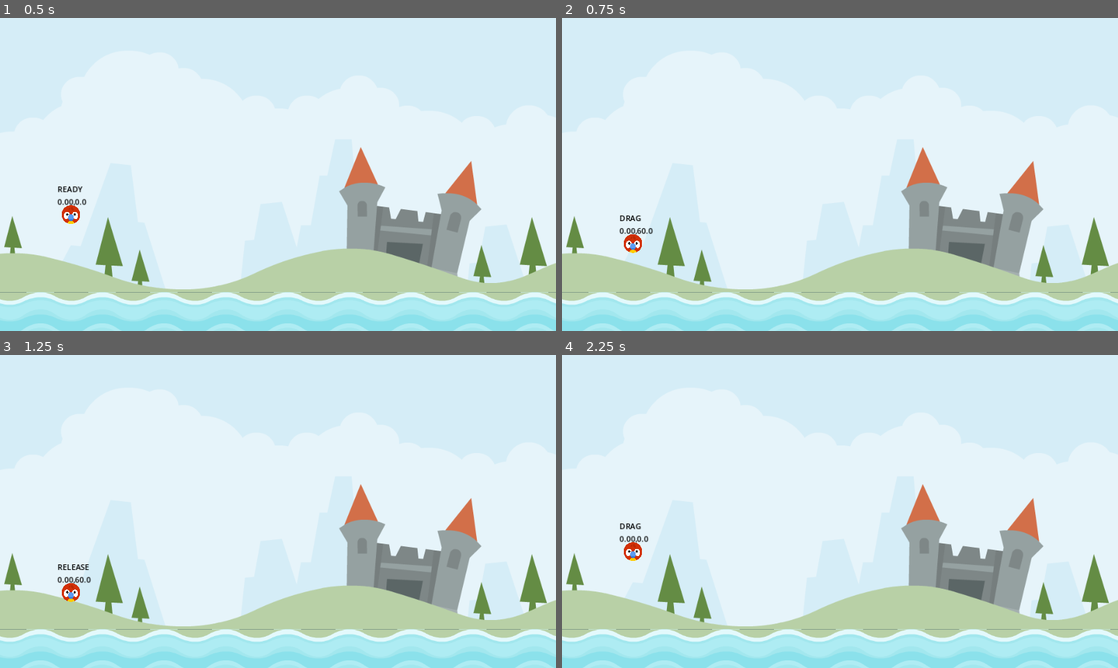
Above: before the commit, frames 1-4 (two rows, left to right).
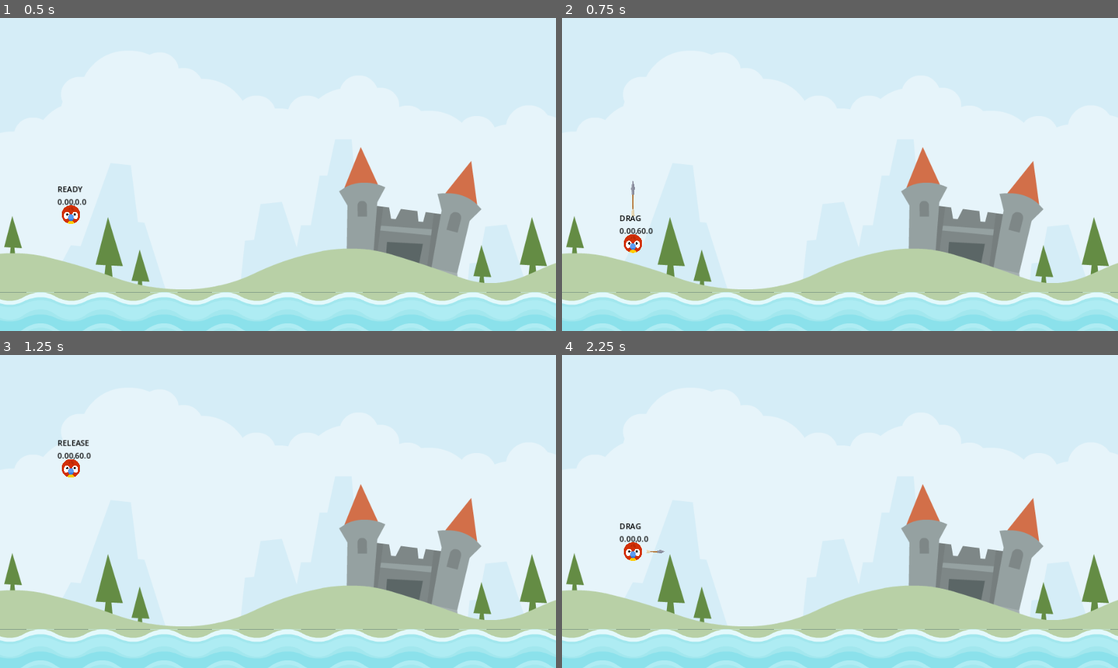
Above: after the commit, the same moments.

Repository: Evan-Roberts-808/Angry-Animals
Game: Godot game, scene res://scenes/Level/level.tscn
Two runs of this game, one before a commit and one after it. Both use one fixed random seed, a clock stepped at 60 frames per second and the inputs below.
Inputs (mouse positions are in pixels of both pictures, inside the frame that each line leads up to):
- Up to frame 1 (0.5 s): no input
- Up to frame 2 (0.75 s): tap Enter at 0.5 s; drag from (634, 215) to (845, 324) at 0.52 s
- Up to frame 3 (1.25 s): no input
- Up to frame 4 (2.25 s): drag from (728, 527) to (845, 661) at 1.27 s; tap Space at 2 s; move the mouse to (634, 552) at 2.02 s; press the mouse at (634, 552) at 2.03 s

Frame 1 is identical in both runs. In frame 2, less than 0.1% of the frame differs, in the area x 12-14%, y 52-64%; in frame 3, 0.6%, in the area x 10-17%, y 27-79%; in frame 4, less than 0.1%.

Commit message:
add impulse logic to launch animal on release

Diff:
--- a/scenes/Animal/animal.gd
+++ b/scenes/Animal/animal.gd
@@ -1,20 +1,29 @@
 extends RigidBody2D
 
 @onready var label: Label = $Label
+@onready var arrow: Sprite2D = $Arrow
+@onready var stretch_sound: AudioStreamPlayer2D = $StretchSound
+@onready var launch_sound: AudioStreamPlayer2D = $LaunchSound
 
 enum ANIMAL_STATE {READY, DRAG, RELEASE}
 
 const DRAG_LIM_MAX : Vector2 = Vector2(0, 60)
 const DRAG_LIM_MIN : Vector2 = Vector2(-60, 0)
+const IMPULSE_MULT: float = 20.0
+const IMPULSE_MAX : float = 1200.0
 
 var _start : Vector2 = Vector2.ZERO
 var _drag_start : Vector2 = Vector2.ZERO
 var _dragged_vector : Vector2 = Vector2.ZERO
+var _last_dragged_vector : Vector2 = Vector2.ZERO
+var _arrow_scale_x: float = 0.0
 
 var _state : ANIMAL_STATE = ANIMAL_STATE.READY
 
 # Called when the node enters the scene tree for the first time.
 func _ready() -> void:
+	_arrow_scale_x = arrow.scale.x
+	arrow.hide()
 	_start = position
 
 # Called every frame. 'delta' is the elapsed time since the previous frame.
@@ -23,12 +32,25 @@
 	label.text = "%s\n" % ANIMAL_STATE.keys()[_state]
 	label.text += "%.2f,%.1f" % [_dragged_vector.x, _dragged_vector.y]
 
+func get_impulse() -> Vector2:
+	return _dragged_vector * -1 * IMPULSE_MULT
+
+func set_release() -> void:
+	arrow.hide()
+	freeze = false
+	apply_central_impulse(get_impulse())
+	launch_sound.play()
+
+func set_drag() -> void:
+	_drag_start = get_global_mouse_position()
+	arrow.show()
+
 func set_new_state(new_state: ANIMAL_STATE) -> void:
 	_state = new_state
 	if _state == ANIMAL_STATE.RELEASE:
-		freeze = false
+		set_release()
 	elif _state == ANIMAL_STATE.DRAG:
-		_drag_start = get_global_mouse_position()
+		set_drag()
 
 func detect_release() -> bool:
 	if _state == ANIMAL_STATE.DRAG:
@@ -37,10 +59,24 @@
 			return true
 	return false
 
+func scale_arrow() -> void:
+	var imp_len = get_impulse().length()
+	var percentage = imp_len / IMPULSE_MAX
+	arrow.scale.x = (_arrow_scale_x * percentage) + _arrow_scale_x
+	arrow.rotation = (_start - position).angle()
+
+func play_stretch_sound() -> void:
+	if(_last_dragged_vector - _dragged_vector).length() > 0:
+		if stretch_sound.playing == false:
+			stretch_sound.play()
+
 func get_dragged_vector(gmp:Vector2) -> Vector2:
 	return gmp - _drag_start
 
 func drag_in_limits() -> void:
+
+	_last_dragged_vector = _dragged_vector
+
 	_dragged_vector.x = clampf(_dragged_vector.x, DRAG_LIM_MIN.x, DRAG_LIM_MAX.x)
 	_dragged_vector.y = clampf(_dragged_vector.y, DRAG_LIM_MIN.y, DRAG_LIM_MAX.y)
 	position = _start + _dragged_vector
@@ -50,7 +86,9 @@
 		return
 	var gmp = get_global_mouse_position()
 	_dragged_vector = get_dragged_vector(gmp)
+	play_stretch_sound()
 	drag_in_limits()
+	scale_arrow()
 
 func update(delta: float) -> void:
 	match _state:
--- a/scenes/Animal/animal.tscn
+++ b/scenes/Animal/animal.tscn
@@ -1,7 +1,10 @@
-[gd_scene load_steps=4 format=3 uid="uid://bqby48a00uelr"]
+[gd_scene load_steps=7 format=3 uid="uid://bqby48a00uelr"]
 
 [ext_resource type="Texture2D" uid="uid://n07l12itobhn" path="res://assets/player/parrot.png" id="1_7jq4g"]
 [ext_resource type="Script" path="res://scenes/Animal/animal.gd" id="1_pnw4a"]
+[ext_resource type="Texture2D" uid="uid://bt8d1t7ebh4vp" path="res://assets/items/arrow.png" id="3_02lk1"]
+[ext_resource type="AudioStream" uid="uid://c8c31hnr6b37" path="res://assets/audio/stretch2.ogg" id="4_fsxtq"]
+[ext_resource type="AudioStream" uid="uid://i1a7221clqmx" path="res://assets/audio/catapult.ogg" id="5_gl10h"]
 
 [sub_resource type="CircleShape2D" id="CircleShape2D_hi84h"]
 radius = 19.0
@@ -29,5 +32,16 @@
 theme_override_colors/font_color = Color(0, 0, 0, 1)
 text = "DEBUG"
 
+[node name="Arrow" type="Sprite2D" parent="."]
+scale = Vector2(0.3, 0.3)
+texture = ExtResource("3_02lk1")
+offset = Vector2(150, 0)
+
+[node name="StretchSound" type="AudioStreamPlayer2D" parent="."]
+stream = ExtResource("4_fsxtq")
+
+[node name="LaunchSound" type="AudioStreamPlayer2D" parent="."]
+stream = ExtResource("5_gl10h")
+
 [connection signal="input_event" from="." to="." method="_on_input_event"]
 [connection signal="screen_exited" from="VisibleOnScreenNotifier2D" to="." method="_on_visible_on_screen_notifier_2d_screen_exited"]
